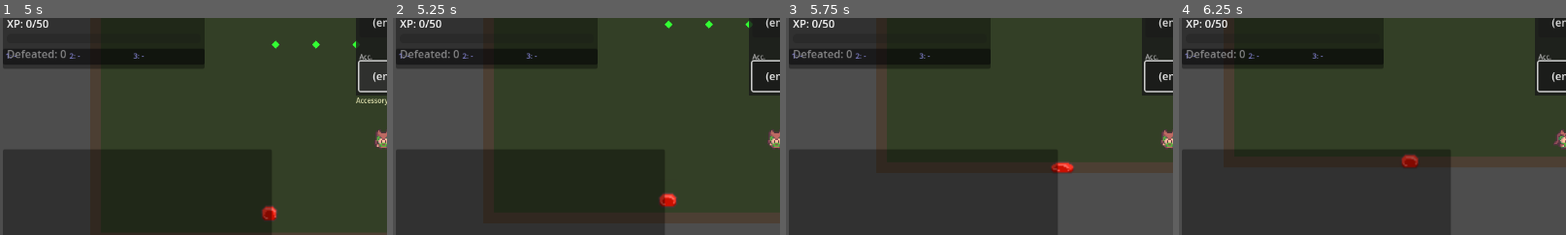
Above: before the commit, frames 1-4 (left to right).
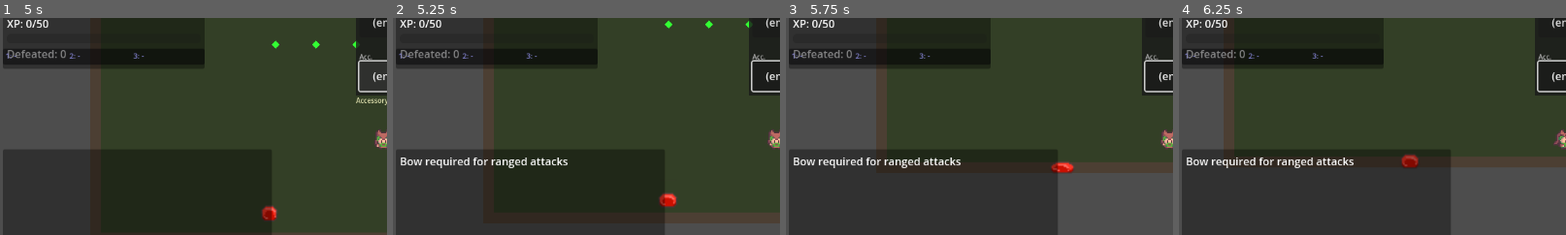
Above: after the commit, the same moments.

Repository: SFMiner/DeepGame_MVP
Game: Godot game, scene res://scenes/splash_screen.tscn
Same seed, same stepped clock (60 frames per second), same inputs: the game is played once before the commit and once after it.
Inputs (mouse positions are % of the whole screen's width and height, from its top left):
- Up to frame 1 (5 s): tap Enter at 0.5 s; move the mouse to (72, 45) at 0.52 s; hold D (move_right) 0.53-1.25 s; tap Space (attack_melee) at 0.6 s; click (72, 45) at 0.67 s; click "New Game" at 1.25 s; click "Confirm" at 2 s; click "(empty)" at 2.75 s; click "(empty)" at 3.5 s; click "(empty)" at 4.25 s
- Up to frame 2 (5.25 s): move the mouse to (30, 55) at 5.02 s; hold S (move_down) from 5.03 s (still down); tap X (attack_ranged) at 5.1 s
- Up to frame 3 (5.75 s): keep holding S (move_down)
- Up to frame 4 (6.25 s): move the mouse to (60, 28) at 5.77 s; release S (move_down) at 5.78 s; hold D (move_right) from 5.78 s (still down); tap E (interact) at 5.85 s
The pictures show only the part of the screen within x 1-50%, y 22-72%; the shares and areas given below are measured in that part.

Frame 1 is identical in both runs. In frame 2, 0.8% of the frame differs, in the area x 2-46%, y 64-70%; in frame 3, 0.8%; in frame 4, 0.8%.

Commit message:
Ranged attack: implement _start_ranged_attack (bow required, X key, 0.5s cooldown)
- Bow must be equipped in weapon slot
- Fires arrow projectile in facing direction (attack damage, 400 speed, 300 range)
- 0.5s cooldown prevents spam
- Arrows target enemies (pass through player)

Diff:
--- a/scripts/Player.gd
+++ b/scripts/Player.gd
@@ -17,6 +17,7 @@
 var _equipment: Dictionary = {}
 var _equipped_spells: Array[SpellData] = []
 var _spell_cooldowns: Array[float] = []
+var _ranged_cooldown: float = 0.0
 var _attack_cooldown: float = 0.0
 var _is_dead: bool = false
 var _nearby_items: Array[ItemPickup] = []
@@ -83,6 +84,7 @@
 	_process_knockback(delta)
 	_process_attack_state(delta)
 	_process_spell_cooldowns(delta)
+	_ranged_cooldown = maxf(0.0, _ranged_cooldown - delta)
 
 	if _atk_state == AtkState.IDLE or _atk_state == AtkState.STRIKE:
 		velocity = _input_direction * get_effective_speed()
@@ -152,7 +154,37 @@
 	_melee_hitbox.monitoring = false
 
 func _start_ranged_attack() -> void:
-	pass
+	if _ranged_cooldown > 0.0:
+		return
+	var has_bow: bool = false
+	var weapon: ItemData = _equipment.get("weapon")
+	if weapon and weapon.item_type == ItemData.ItemType.BOW:
+		has_bow = true
+	if not has_bow:
+		EventBus.game_message.emit("Bow required for ranged attacks")
+		return
+	if not stats:
+		return
+	_ranged_cooldown = 0.5
+	var dir: Vector2 = Vector2.DOWN
+	match _last_facing:
+		0: dir = Vector2.DOWN
+		1: dir = Vector2.LEFT
+		2: dir = Vector2.RIGHT
+		3: dir = Vector2.UP
+	var arrow_data: ProjectileData = ProjectileData.new()
+	arrow_data.damage = stats.attack
+	arrow_data.speed = 400.0
+	arrow_data.range = 300.0
+	arrow_data.color = Color(0.8, 0.7, 0.4, 1.0)
+	arrow_data.size = 3.0
+	var proj: Projectile = Projectile.new()
+	proj.set_projectile_data(arrow_data)
+	proj.attacker_name = stats.character_name
+	proj.direction = dir
+	proj._targets_enemies = true
+	get_parent().add_child(proj)
+	proj.global_position = global_position + dir * 20.0
 
 func cast_spell(index: int) -> void:
 	if index < 0 or index >= _equipped_spells.size():
